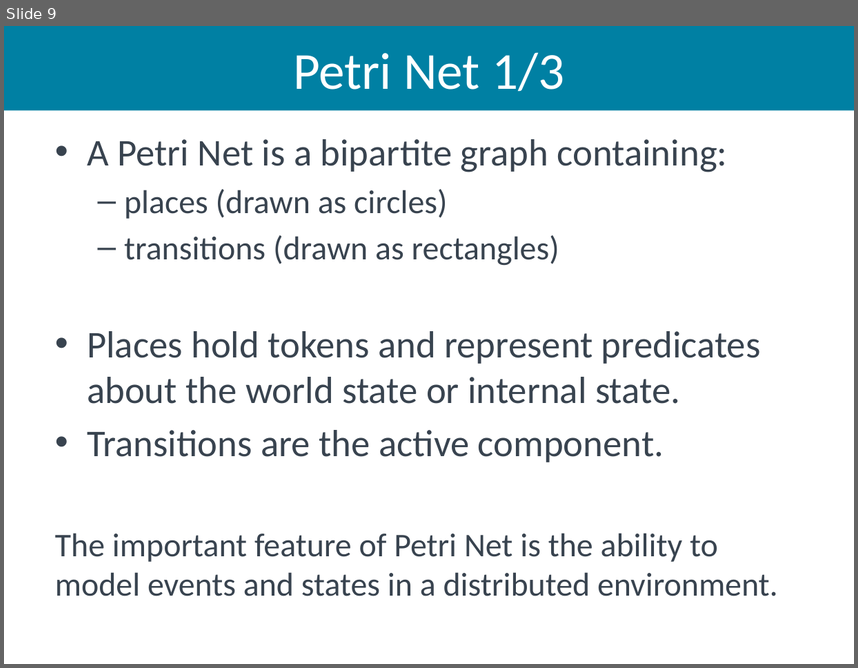
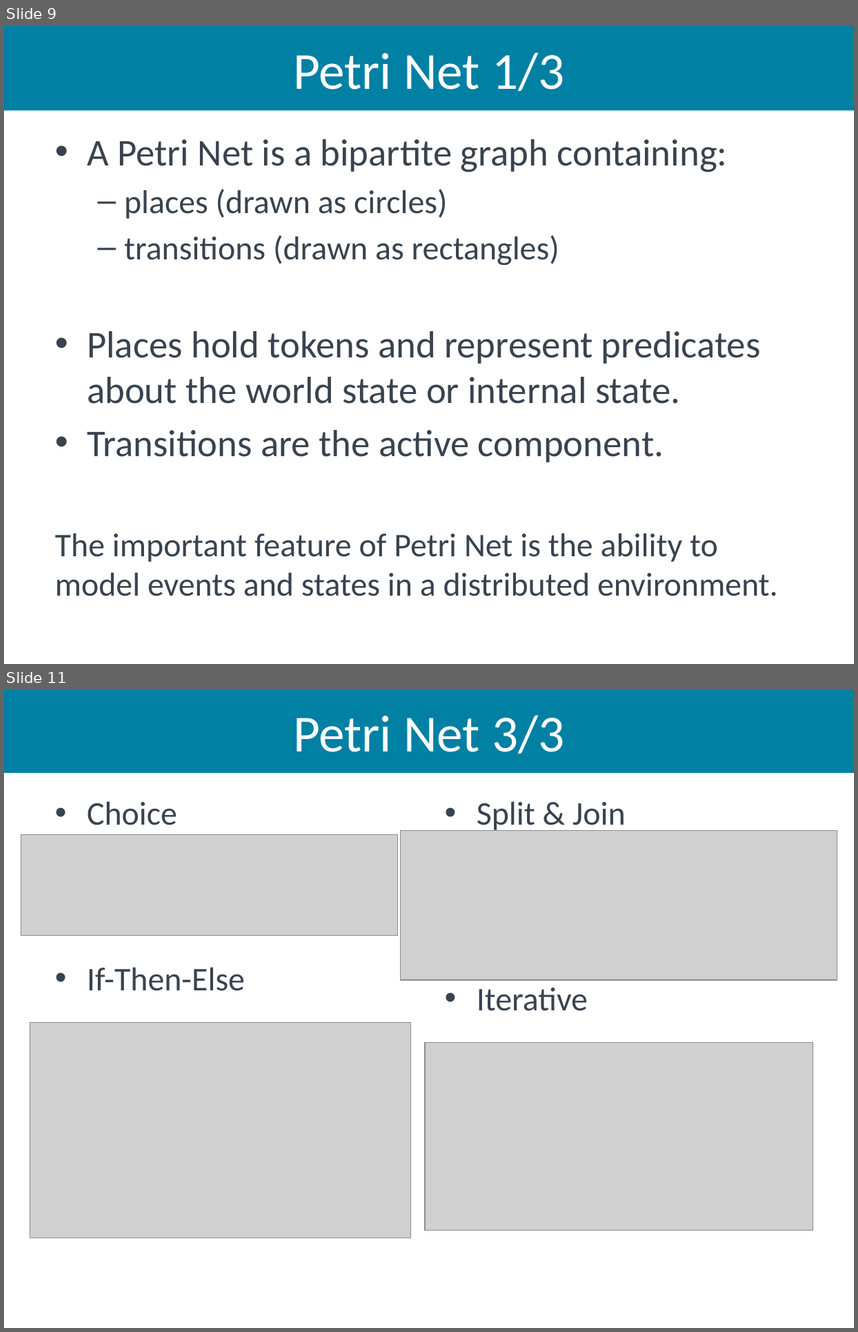
Before and after one commit to aiked/cs565, a slide deck: presentation/michath_slides.pptx. Shown one above the other, each under a label of ours: slide 9 before the commit, slides 9 and 11 after it; the slides between them are not shown. The pictures are 858x668 and 858x1332 pixels, drawn with LibreOffice and Linux fonts; fonts in the diff are those of the drawing; grey boxes stand for pictures. Boxes give left, top, right and bottom in pixels: in the first picture for what was removed or moved away, otherwise in the second. Text is boxed around its words. In the diff, an @@ line names an element or a change of style, - is before the commit and + after.

```diff
--- a/presentation/michath_slides.pptx
+++ b/presentation/michath_slides.pptx
@@ slide 11 added at (4, 690, 854, 1328), background #FFFFFF @@
@@ title added at (4, 690, 854, 773), fill #0080A3, 44 pt, text #FFFFFF @@
+Petri Net 3/3
@@ text added at (87, 801, 245, 991), 28 pt, text #38434F @@
+• Choice
+• If-Then-Else
@@ text added at (477, 801, 626, 1011), 28 pt, text #38434F @@
+• Split & Join
+• Iterative
@@ picture added at (21, 834, 397, 935) @@
@@ picture added at (401, 830, 838, 980) @@
@@ picture added at (30, 1023, 410, 1237) @@
@@ picture added at (425, 1042, 813, 1230) @@
```
Also in this commit, not shown: 1 slide changed, 4 other slides added, 10 other files.
